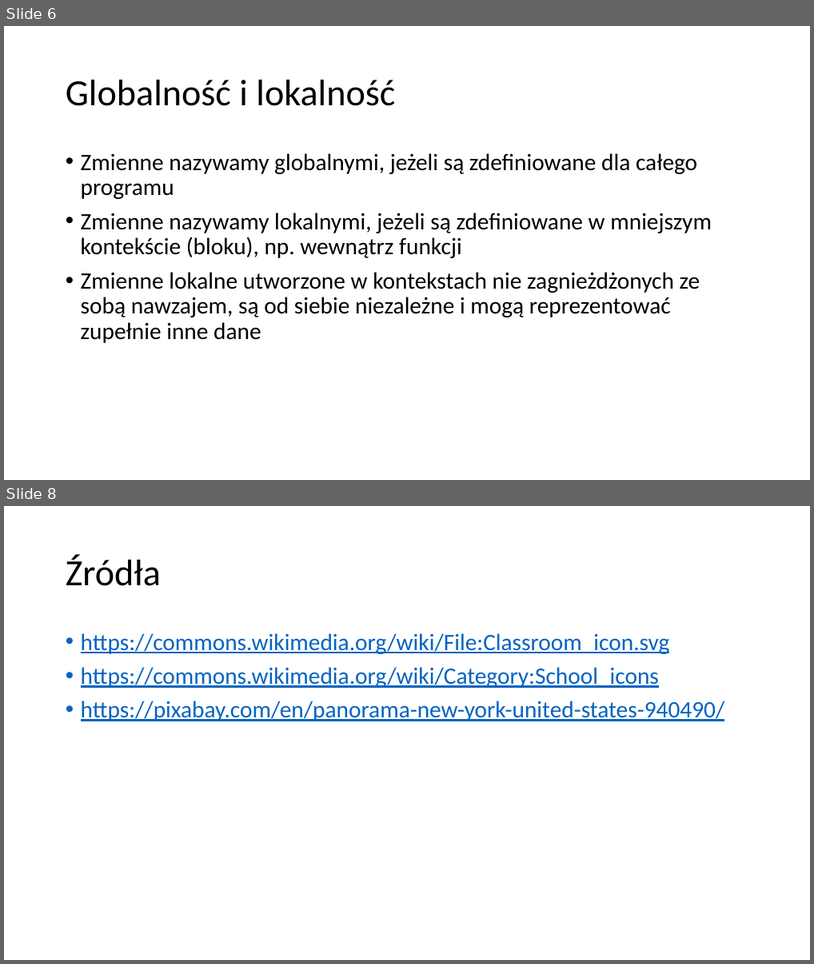
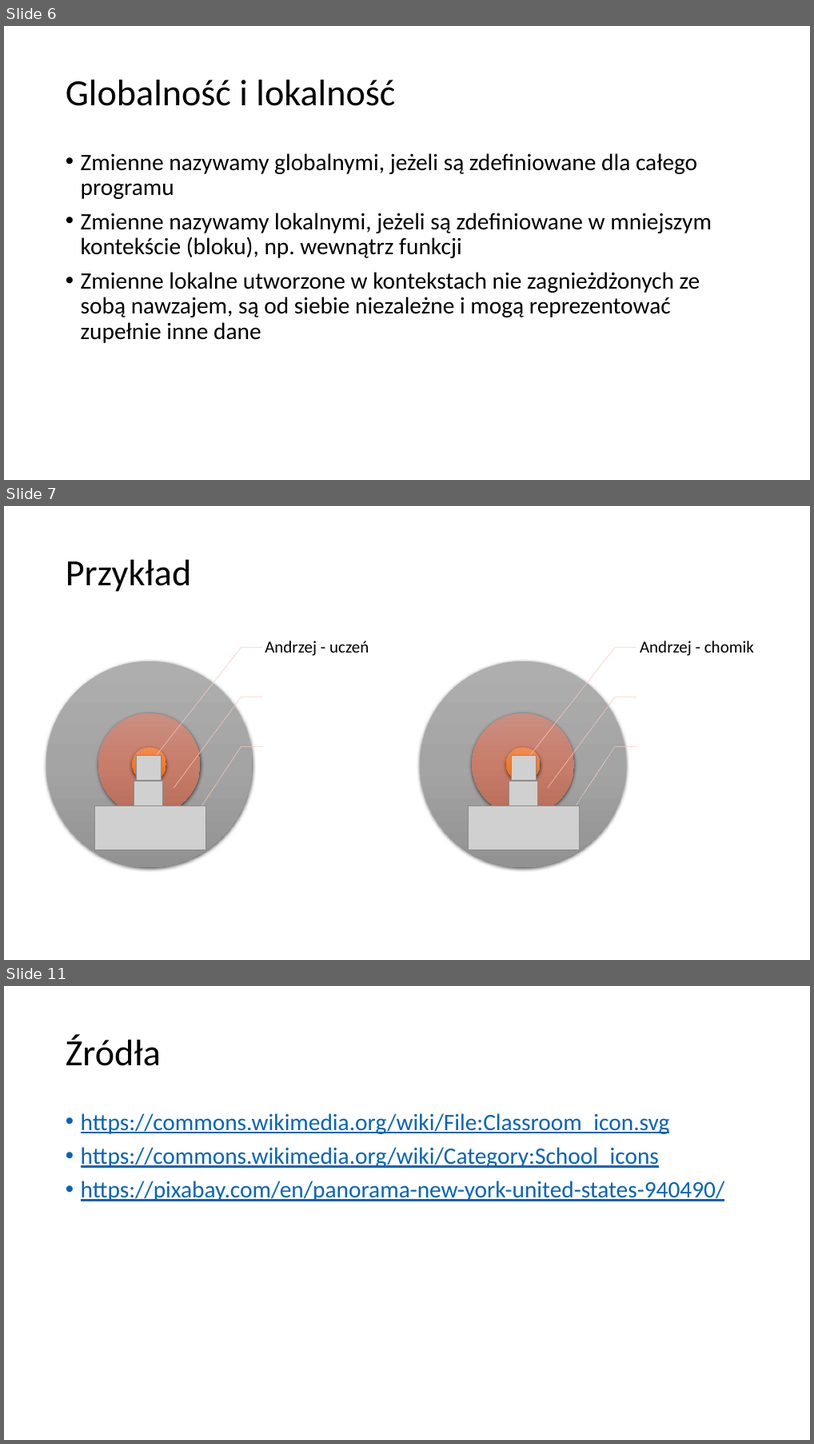
Before and after one commit to blackbat13/CS-HTiEW, a slide deck: Wprowadzenie do funkcji/III. Wprowadzenie do funkcji - globalność i lokalność zmiennych/Globalność i lokalność.pptx. Shown one above the other, each under a label of ours: slides 6 and 8 before the commit, slides 6, 7 and 11 after it; the slides between them are not shown. The pictures are 814x964 and 814x1444 pixels, drawn with LibreOffice and Linux fonts; fonts in the diff are those of the drawing; grey boxes stand for pictures. Boxes give left, top, right and bottom in pixels: in the first picture for what was removed or moved away, otherwise in the second. Text is boxed around its words. In the diff, an @@ line names an element or a change of style, - is before the commit and + after.

```diff
--- a/Wprowadzenie do funkcji/III. Wprowadzenie do funkcji - globalność i lokalność zmiennych/Globalność i lokalność.pptx
+++ b/Wprowadzenie do funkcji/III. Wprowadzenie do funkcji - globalność i lokalność zmiennych/Globalność i lokalność.pptx
@@ slide 7 added at (4,506,810,960), background #FFFFFF @@
@@ title added at (66,560,191,592), 44 pt, text #000000 @@
+Przykład
@@ group added at (46,640,369,867): 6 lines, 3 ellipses, 3 pictures, 1 text @@
+Andrzej - uczeń
@@ group added at (420,640,754,867): 6 lines, 3 ellipses, 3 pictures, 1 text @@
+Andrzej - chomik
@@ what was slide 8 is now slide 11 @@
```
Also in this commit, not shown: 3 slides changed, 3 other slides added, 1 slide removed.
